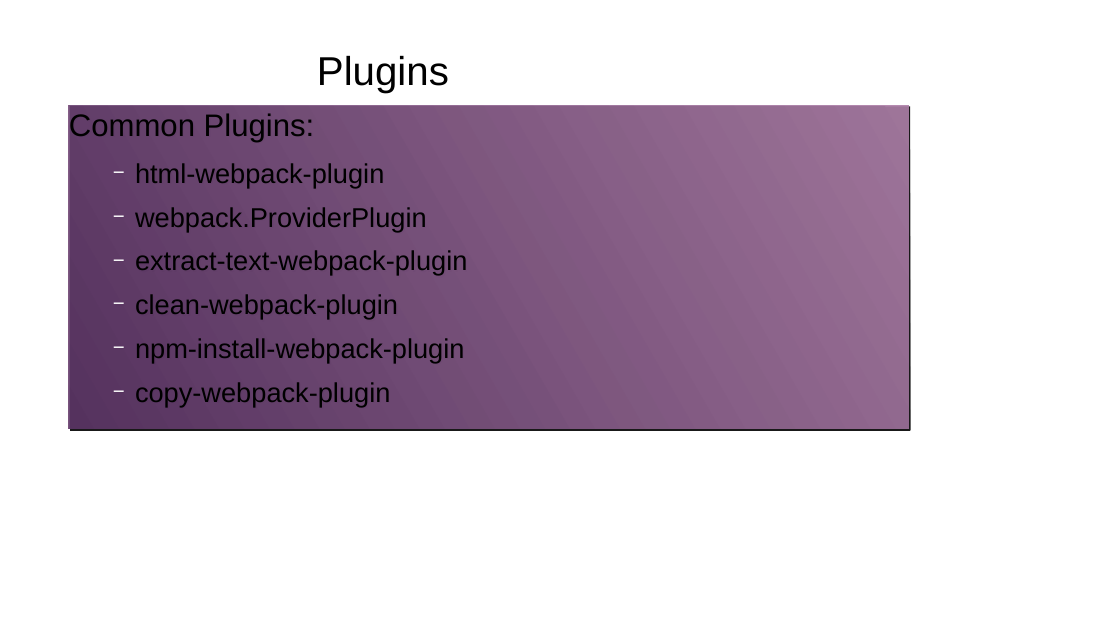
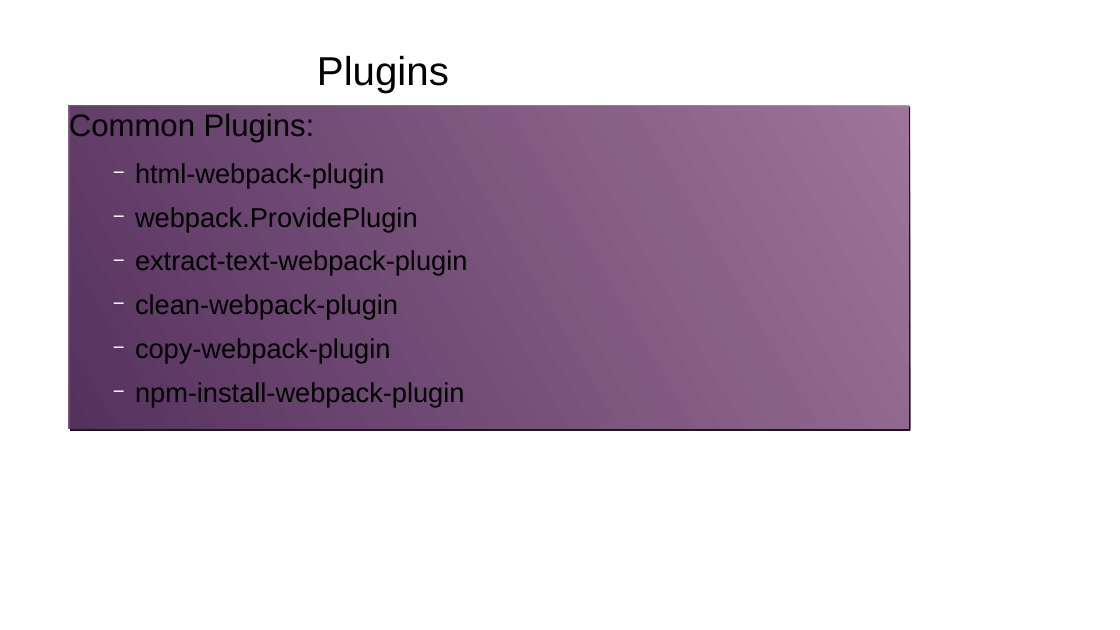
Before and after one commit to gharley/webpack-presi, a slide deck: slide 7 of webpack.odp. Drawn at 1120x630 pixels with LibreOffice and Linux fonts; fonts in the diff are those of the drawing; background and template pictures are left out. Boxes give left, top, right and bottom in pixels: in the first picture for what was removed or moved away, otherwise in the second. Text is boxed around its words. In the diff, an @@ line names an element or a change of style, - is before the commit and + after.

```diff
--- a/webpack.odp
+++ b/webpack.odp
@@ text at (135,207,418,232): text changed @@
-  − webpack.ProviderPlugin
+  − webpack.ProvidePlugin
@@ text at (135,338,390,363): paragraph added @@
+  − copy-webpack-plugin
@@ text at (135,382,390,406): paragraph removed @@
-  − copy-webpack-plugin
```
Also in this commit, not shown: 1 other slide changed, 2 other files.
